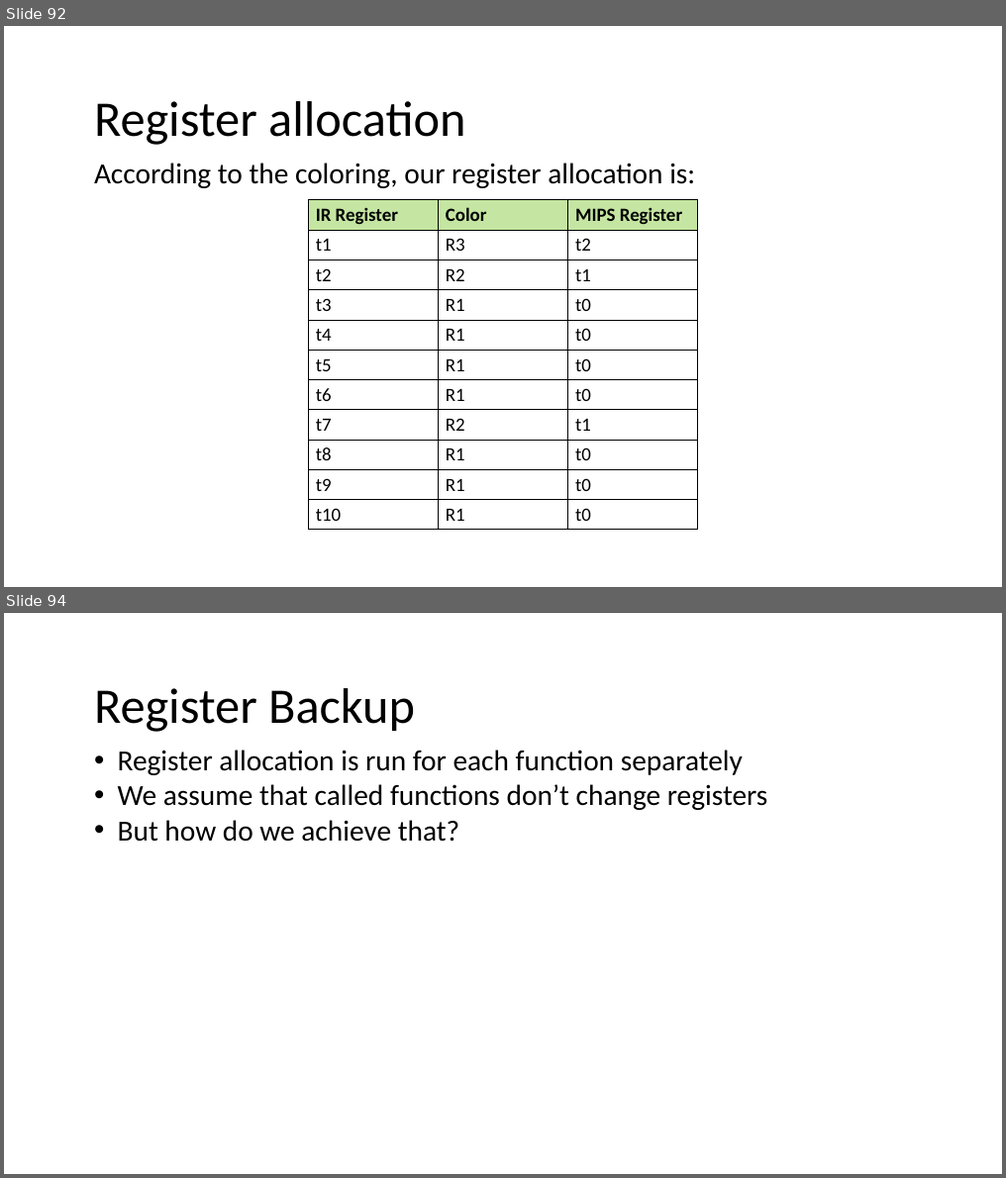
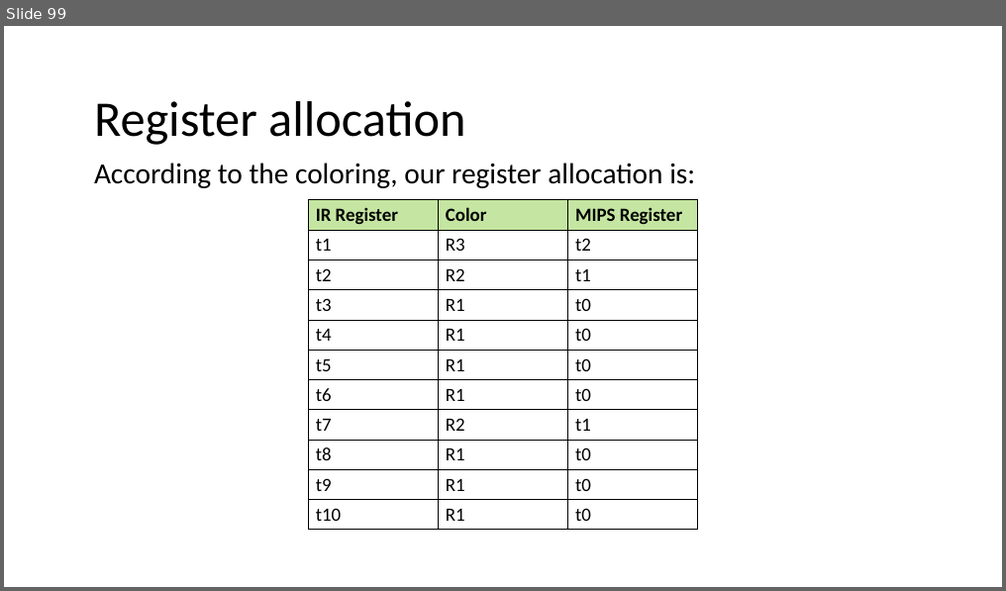
Before and after one commit to nivshani/compilation, a slide deck: slides/register_allocation.pptx. Shown one above the other, each under a label of ours: slides 92 and 94 before the commit, slide 99 after it; the slides between them are not shown. The pictures are 1006x1178 and 1006x591 pixels, drawn with LibreOffice and Linux fonts; fonts in the diff are those of the drawing. Boxes give left, top, right and bottom in pixels: in the first picture for what was removed or moved away, otherwise in the second. Text is boxed around its words. In the diff, an @@ line names an element or a change of style, - is before the commit and + after.

```diff
--- a/slides/register_allocation.pptx
+++ b/slides/register_allocation.pptx
@@ slide 94 removed at box(4, 613, 1002, 1174), background #FFFFFF @@
@@ text removed at box(94, 688, 415, 732) @@
-Register Backup
@@ text removed at box(118, 750, 768, 842) @@
-• Register allocation is run for each function separately
-• We assume that called functions don’t change registers
-• But how do we achieve that?
@@ what was slide 92 is now slide 99 @@
```
Also in this commit, not shown: 38 slides changed, 7 slides added, 2 other slides removed, 1 other file.
